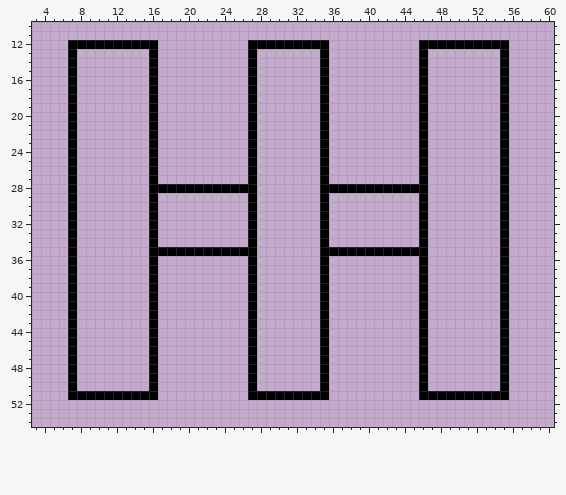
Pixel-art file: src/Images/HHIcon.aseprite. This is how it looked before the edit.
64x64 pixels, 1 frame. Shown: x 3..60, y 10..54.
After the commit:
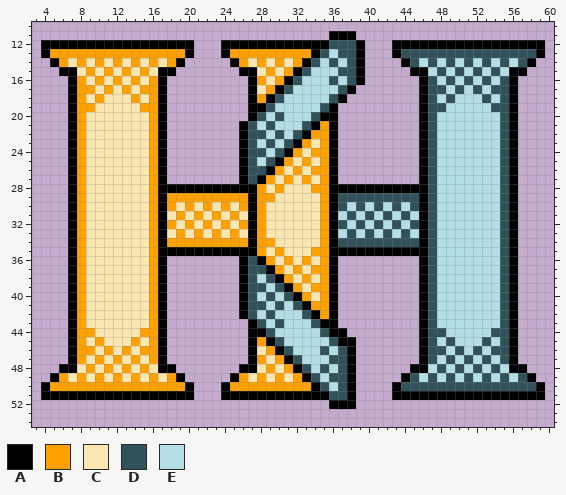
Palette (. is transparent): A #000000  B #ffa101  C #fae6b1  D #31525b  E #b3dee5
Edits made:
@@ x 3..60 @@
 10 ..........................................................
-11 ..........................................................
-12 ....AAAAAAAAAA..........AAAAAAAAA..........AAAAAAAAAA.....
-13 ....A........A..........A.......A..........A........A.....
-14 ....A........A..........A.......A..........A........A.....
-15 ....A........A..........A.......A..........A........A.....
-16 ....A........A..........A.......A..........A........A.....
-17 ....A........A..........A.......A..........A........A.....
-18 ....A........A..........A.......A..........A........A.....
-19 ....A........A..........A.......A..........A........A.....
-20 ....A........A..........A.......A..........A........A.....
-21 ....A........A..........A.......A..........A........A.....
-22 ....A........A..........A.......A..........A........A.....
-23 ....A........A..........A.......A..........A........A.....
-24 ....A........A..........A.......A..........A........A.....
-25 ....A........A..........A.......A..........A........A.....
-26 ....A........A..........A.......A..........A........A.....
-27 ....A........A..........A.......A..........A........A.....
-28 ....A........AAAAAAAAAAAA.......AAAAAAAAAAAA........A.....
-29 ....A........A..........A.......A..........A........A.....
-30 ....A........A..........A.......A..........A........A.....
-31 ....A........A..........A.......A..........A........A.....
-32 ....A........A..........A.......A..........A........A.....
-33 ....A........A..........A.......A..........A........A.....
-34 ....A........A..........A.......A..........A........A.....
-35 ....A........AAAAAAAAAAAA.......AAAAAAAAAAAA........A.....
-36 ....A........A..........A.......A..........A........A.....
-37 ....A........A..........A.......A..........A........A.....
-38 ....A........A..........A.......A..........A........A.....
-39 ....A........A..........A.......A..........A........A.....
-40 ....A........A..........A.......A..........A........A.....
-41 ....A........A..........A.......A..........A........A.....
-42 ....A........A..........A.......A..........A........A.....
-43 ....A........A..........A.......A..........A........A.....
-44 ....A........A..........A.......A..........A........A.....
-45 ....A........A..........A.......A..........A........A.....
-46 ....A........A..........A.......A..........A........A.....
-47 ....A........A..........A.......A..........A........A.....
-48 ....A........A..........A.......A..........A........A.....
-49 ....A........A..........A.......A..........A........A.....
-50 ....A........A..........A.......A..........A........A.....
-51 ....AAAAAAAAAA..........AAAAAAAAA..........AAAAAAAAAA.....
-52 ..........................................................
+11 .................................AAA......................
+12 .AAAAAAAAAAAAAAAAA...AAAAAAAAAAAADDDA...AAAAAAAAAAAAAAAAA.
+13 .ABBBBBBBBBBBBBBBA...ABBBBBBBBBADEDDA...ADDDDDDDDDDDDDDDA.
+14 ..ABCBCBCBCBCBCBA.....ABCBCBCBADEDEDA....ADEDEDEDEDEDEDA..
+15 ...AACBCBCBCBCAA.......AACBCBADEEEDDA.....AAEDEDEDEDEAA...
+16 ....ABCBCBCBCBA.........ABCBADEEEDEDA......ADEDEDEDEDA....
+17 ....ABBCBCBCBBA.........ACBADEEEEEDA.......ADDEDEDEDDA....
+18 ....ABCBCCCBCBA.........ABADEEEEEDA........ADEDEEEDEDA....
+19 ....ABBCCCCCBBA.........AADEEEEEDA.........ADDEEEEEDDA....
+20 ....ABCCCCCCCBA.........ADEDEEEDAA.........ADEEEEEEEDA....
+21 ....ABCCCCCCCBA........ADEDEEEDABA.........ADEEEEEEEDA....
+22 ....ABCCCCCCCBA........ADDEDEDABBA.........ADEEEEEEEDA....
+23 ....ABCCCCCCCBA........ADEDEDABCBA.........ADEEEEEEEDA....
+24 ....ABCCCCCCCBA........ADDEDABCBBA.........ADEEEEEEEDA....
+25 ....ABCCCCCCCBA........ADEDABCBCBA.........ADEEEEEEEDA....
+26 ....ABCCCCCCCBA........ADDABCBCBBA.........ADEEEEEEEDA....
+27 ....ABCCCCCCCBA........ADABCBCBCBA.........ADEEEEEEEDA....
+28 ....ABCCCCCCCBAAAAAAAAAAABCBCCCBBAAAAAAAAAAADEEEEEEEDA....
+29 ....ABCCCCCCCBABBBBBBBBBABBCCCCCBADDDDDDDDDADEEEEEEEDA....
+30 ....ABCCCCCCCBABCBCBCBCBABCCCCCCBADEDEDEDEDADEEEEEEEDA....
+31 ....ABCCCCCCCBACBCBCBCBCABCCCCCCBAEDEDEDEDEADEEEEEEEDA....
+32 ....ABCCCCCCCBABCBCBCBCBABCCCCCCBADEDEDEDEDADEEEEEEEDA....
+33 ....ABCCCCCCCBACBCBCBCBCABCCCCCCBAEDEDEDEDEADEEEEEEEDA....
+34 ....ABCCCCCCCBABBBBBBBBBABBCCCCCBADDDDDDDDDADEEEEEEEDA....
+35 ....ABCCCCCCCBAAAAAAAAAAABCBCCCBBAAAAAAAAAAADEEEEEEEDA....
+36 ....ABCCCCCCCBA........ADABCBCBCBA.........ADEEEEEEEDA....
+37 ....ABCCCCCCCBA........ADDABCBCBBA.........ADEEEEEEEDA....
+38 ....ABCCCCCCCBA........ADEDABCBCBA.........ADEEEEEEEDA....
+39 ....ABCCCCCCCBA........ADDEDABCBBA.........ADEEEEEEEDA....
+40 ....ABCCCCCCCBA........ADEDEDABCBA.........ADEEEEEEEDA....
+41 ....ABCCCCCCCBA........ADDEDEDABBA.........ADEEEEEEEDA....
+42 ....ABCCCCCCCBA........ADEDEEEDABA.........ADEEEEEEEDA....
+43 ....ABCCCCCCCBA.........ADEDEEEDAA.........ADEEEEEEEDA....
+44 ....ABBCCCCCBBA.........AADEEEEEDAA........ADDEEEEEDDA....
+45 ....ABCBCCCBCBA.........ABADEEEEEDAA.......ADEDEEEDEDA....
+46 ....ABBCBCBCBBA.........ACBADEEEDEDA.......ADDEDEDEDDA....
+47 ....ABCBCBCBCBA.........ABCBADEEEDDA.......ADEDEDEDEDA....
+48 ...AACBCBCBCBCAA.......AACBCBADEDEDA......AAEDEDEDEDEAA...
+49 ..ABCBCBCBCBCBCBA.....ABCBCBCBADEDDA.....ADEDEDEDEDEDEDA..
+50 .ABBBBBBBBBBBBBBBA...ABBBBBBBBBADEDA....ADDDDDDDDDDDDDDDA.
+51 .AAAAAAAAAAAAAAAAA...AAAAAAAAAAAADDA....AAAAAAAAAAAAAAAAA.
+52 .................................AAA......................
 53 ..........................................................
Where, in picture pixels (left, top, right, bottom), the same in both pictures:
changed: (41, 31, 545, 409)
